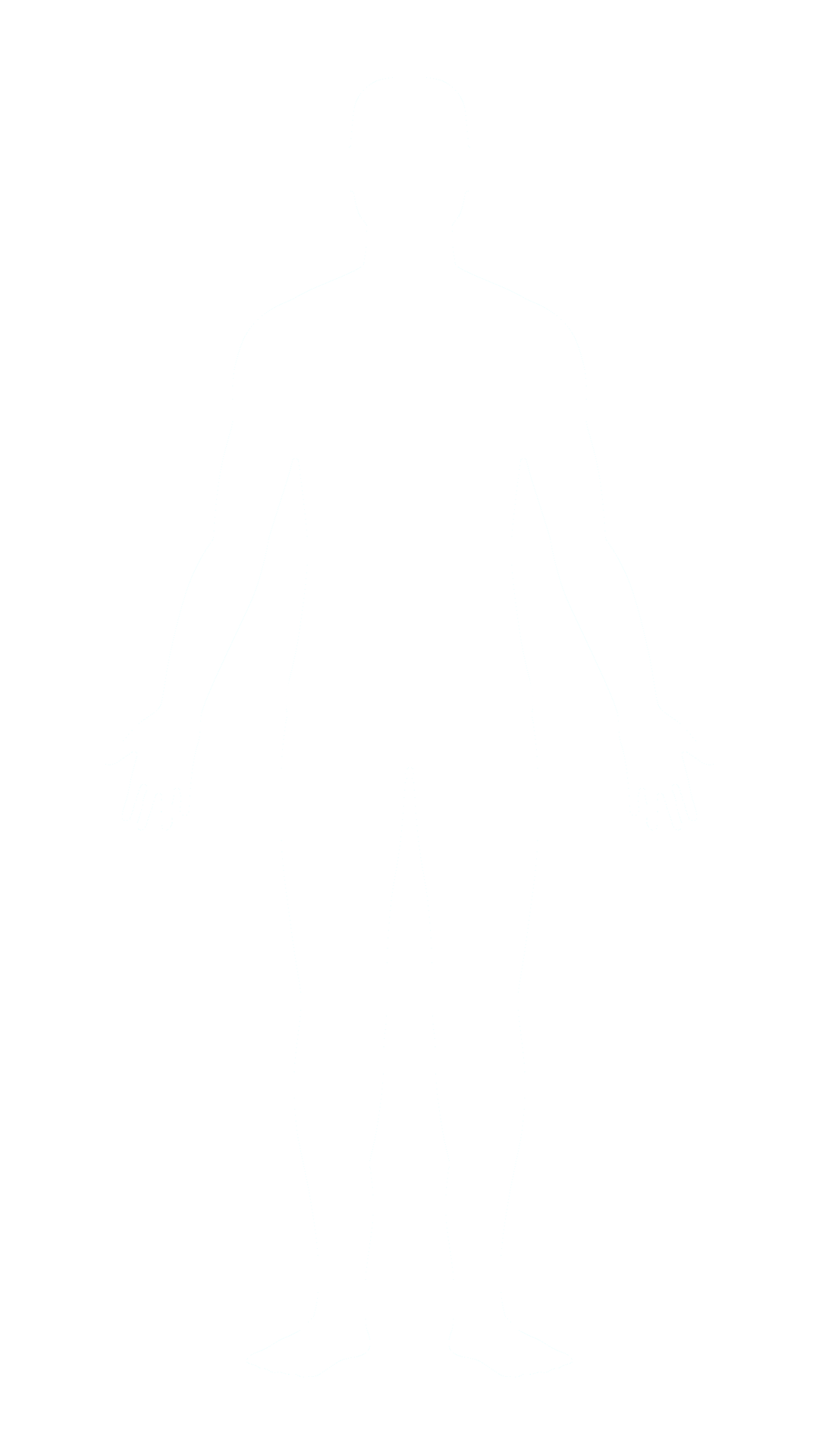
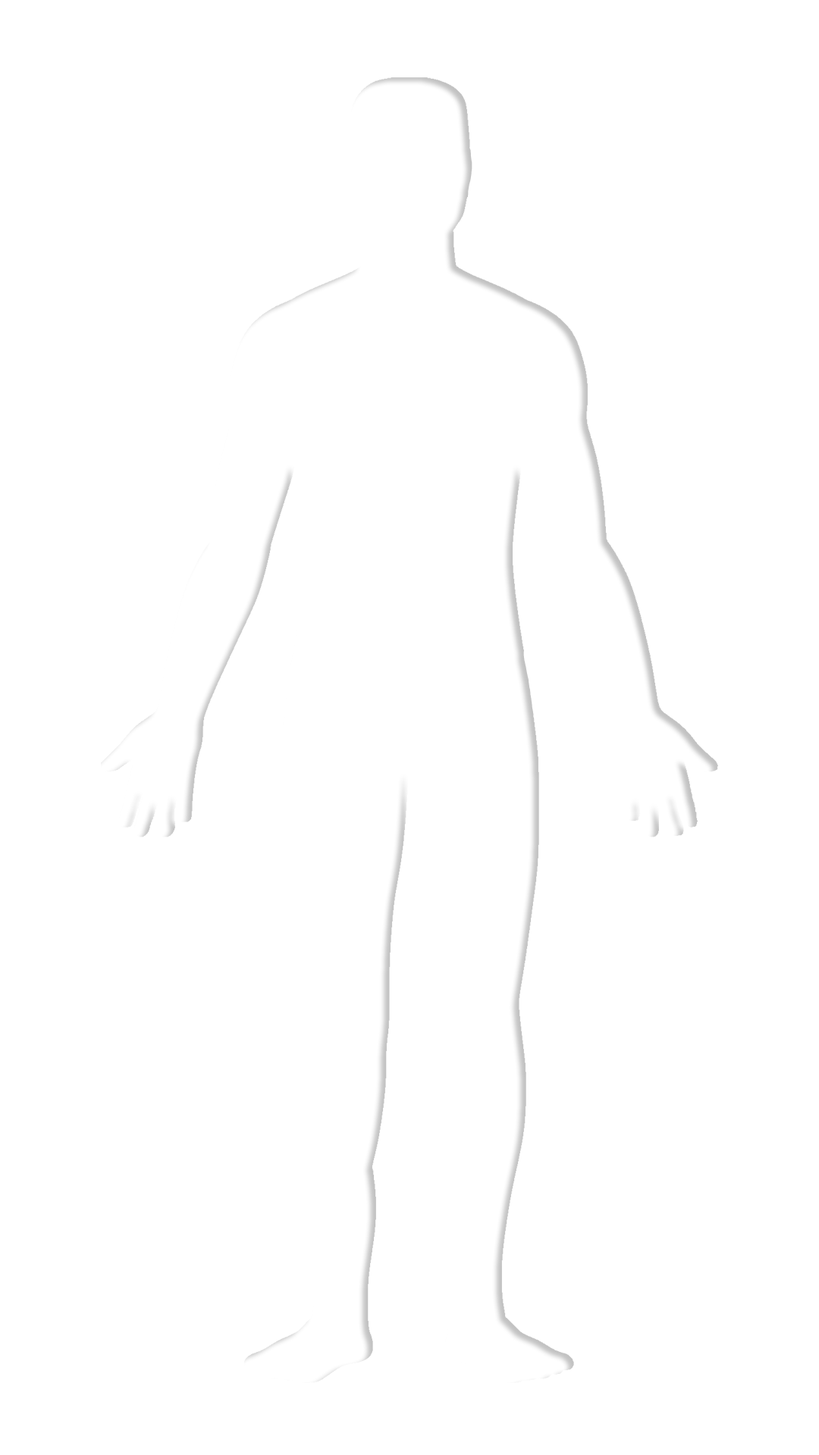
Layer changes from the first 819×1455 image to the second:
hid "head" over box(346, 76, 473, 283)
hid "torso" over box(264, 263, 555, 782)
hid "right_side_arm" over box(521, 309, 663, 724)
hid "right_side_hand" over box(614, 705, 718, 834)
hid "right_side_leg" over box(410, 673, 539, 1319)
hid "right_side_foot" over box(447, 1303, 574, 1381)
hid "left_side_arm" over box(156, 309, 298, 724)
hid "left_side_hand" over box(100, 705, 204, 834)
hid "left_side_leg" over box(280, 673, 409, 1319)
hid "left_side_foot" over box(244, 1303, 373, 1381)
showed "Layer 2", painted on it over box(100, 77, 718, 1384)
